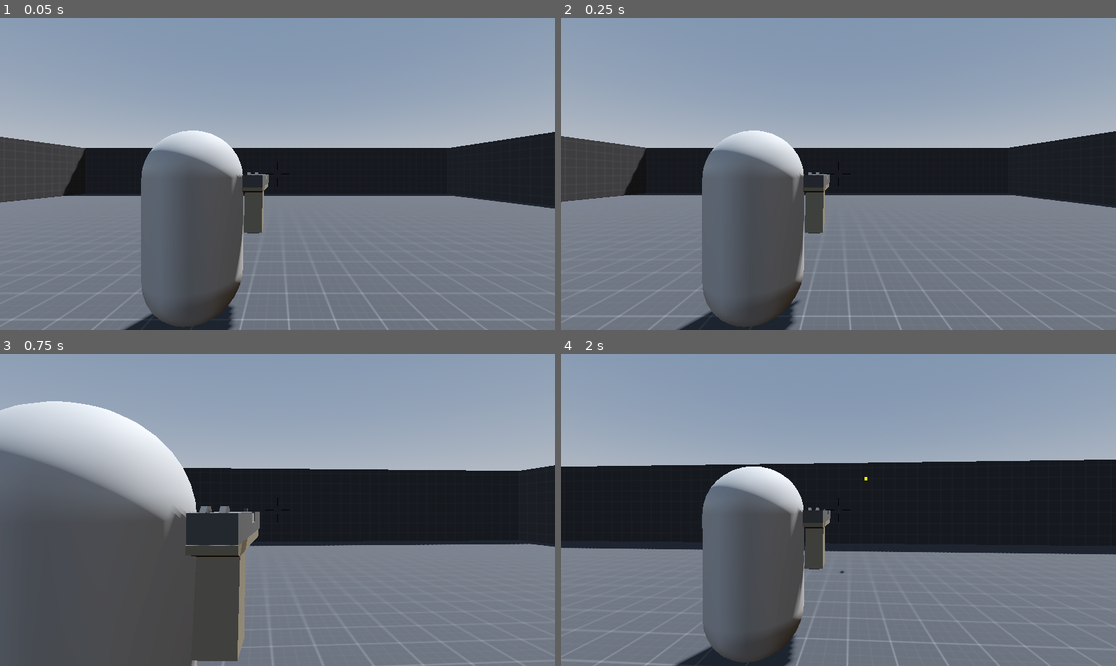
Above: before the commit, frames 1-4 (two rows, left to right).
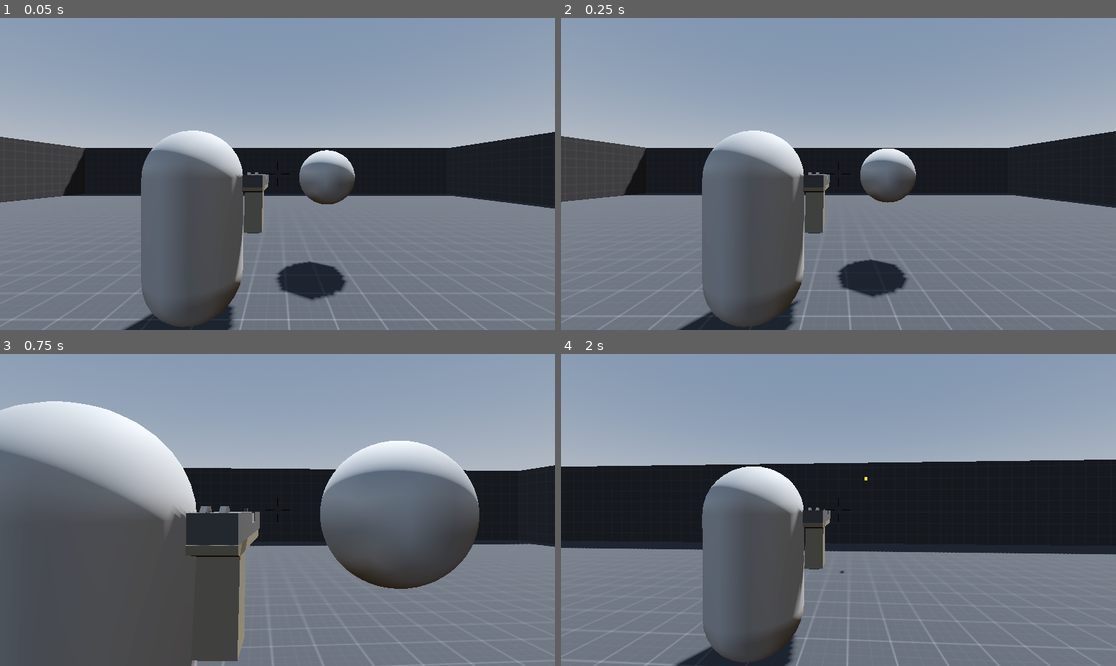
Above: after the commit, the same moments.

Repository: OnymMunda/dds-fps
Game: Godot game, scene res://world.tscn
Same seed, same stepped clock (60 frames per second), same inputs: the game is played once before the commit and once after it.
Inputs (mouse positions are in pixels of both pictures, inside the frame that each line leads up to):
- Up to frame 1 (0.05 s): no input
- Up to frame 2 (0.25 s): no input
- Up to frame 3 (0.75 s): tap Enter at 0.5 s; move the mouse to (305, 510) at 0.52 s; hold W (up) from 0.53 s (still down); hold Right mouse button (aim) from 0.53 s (still down)
- Up to frame 4 (2 s): keep holding W (up); tap Space (jump) at 0.77, 1.52 s; move the mouse to (810, 510) at 1.27 s; release Right mouse button (aim) at 1.28 s; click (810, 510) at 1.35 s

The runs differ from the first frame. In frame 1, 2.5% of the frame differs, in the area x 49-64%, y 42-91%; in frame 2, 2.5%; in frame 3, 10%, in the area x 57-87%, y 27-76%; in frame 4, nothing differs.

Commit message:
added enemy and enemyspawner

Diff:
--- a/dds-fps/bullet.gd
+++ b/dds-fps/bullet.gd
@@ -23,6 +23,9 @@
 func _on_body_entered(body: Node3D) -> void:
 	collide(body)
 
+	if body.has_method("take_damage"):
+		body.take_damage(1)
+
 func collide(collider):
 	collision.disabled = true
 	mesh.hide()
--- /dev/null
+++ b/dds-fps/enemy.gd
@@ -0,0 +1,16 @@
+extends CharacterBody3D
+
+@export var max_health := 5
+var health := 5
+
+func _ready():
+	health = max_health
+
+func take_damage(amount := 1):
+	health -= amount
+
+	if health <= 0:
+		die()
+
+func die():
+	queue_free()
--- a/dds-fps/enemy.tscn
+++ b/dds-fps/enemy.tscn
@@ -1,10 +1,13 @@
-[gd_scene load_steps=3 format=3]
+[gd_scene load_steps=4 format=3 uid="uid://b2abcofyh5h7k"]
+
+[ext_resource type="Script" uid="uid://dutewilgnbsei" path="res://enemy.gd" id="1_7k104"]
 
 [sub_resource type="SphereMesh" id="SphereMesh_hxdmq"]
 
 [sub_resource type="SphereShape3D" id="SphereShape3D_j5cgs"]
 
 [node name="CharacterBody3D" type="CharacterBody3D"]
+script = ExtResource("1_7k104")
 
 [node name="MeshInstance3D" type="MeshInstance3D" parent="."]
 mesh = SubResource("SphereMesh_hxdmq")
--- /dev/null
+++ b/dds-fps/enemy_spawner.gd
@@ -0,0 +1,26 @@
+extends Node3D
+
+@export var enemy_scene: PackedScene
+@export var spawn_points: Array[Node3D]
+@export var area_size := Vector3(20, 0, 20)
+@export var spawn_height := 5.0
+
+func _ready():
+	for point in spawn_points:
+		var enemy = enemy_scene.instantiate()
+		add_child(enemy)
+		enemy.global_position = point.global_position
+
+
+func spawn_enemy():
+	var enemy = enemy_scene.instantiate()
+	add_child(enemy)
+
+	var rand_x = randf_range(-area_size.x / 2, area_size.x / 2)
+	var rand_z = randf_range(-area_size.z / 2, area_size.z / 2)
+
+	var spawn_pos = global_transform.origin + Vector3(rand_x, spawn_height, rand_z)
+	enemy.global_position = spawn_pos
+
+func _on_timer_timeout() -> void:
+	spawn_enemy()
--- a/dds-fps/world.tscn
+++ b/dds-fps/world.tscn
@@ -1,7 +1,9 @@
-[gd_scene load_steps=7 format=3 uid="uid://c8h0m5snknehs"]
+[gd_scene load_steps=9 format=3 uid="uid://c8h0m5snknehs"]
 
 [ext_resource type="Texture2D" uid="uid://cewfkql2xth16" path="res://assets/kenney_prototype-textures/PNG/Dark/texture_01.png" id="1_f3sb7"]
 [ext_resource type="PackedScene" uid="uid://dx45mtcfq0sx6" path="res://player.tscn" id="2_fj7yv"]
+[ext_resource type="Script" uid="uid://d1lh0tesp7s1x" path="res://enemy_spawner.gd" id="3_aqk2v"]
+[ext_resource type="PackedScene" uid="uid://b2abcofyh5h7k" path="res://enemy.tscn" id="4_036b0"]
 
 [sub_resource type="ProceduralSkyMaterial" id="ProceduralSkyMaterial_fj7yv"]
 sky_horizon_color = Color(0.662243, 0.671743, 0.686743, 1)
@@ -45,3 +47,16 @@
 material = SubResource("StandardMaterial3D_fj7yv")
 
 [node name="Player" parent="." instance=ExtResource("2_fj7yv")]
+
+[node name="EnemySpawner" type="Node3D" parent="."]
+script = ExtResource("3_aqk2v")
+enemy_scene = ExtResource("4_036b0")
+area_size = Vector3(20, 10, 20)
+
+[node name="Timer" type="Timer" parent="EnemySpawner"]
+wait_time = 3.0
+
+[node name="Enemy" parent="." instance=ExtResource("4_036b0")]
+transform = Transform3D(1, 0, 0, 0, 1, 0, 0, 0, 1, 1.78646, 1.59173, -1.62275)
+
+[connection signal="timeout" from="EnemySpawner/Timer" to="EnemySpawner" method="_on_timer_timeout"]
Not shown, added: dds-fps/enemy.gd.uid
Not shown, added: dds-fps/enemy_spawner.gd.uid
